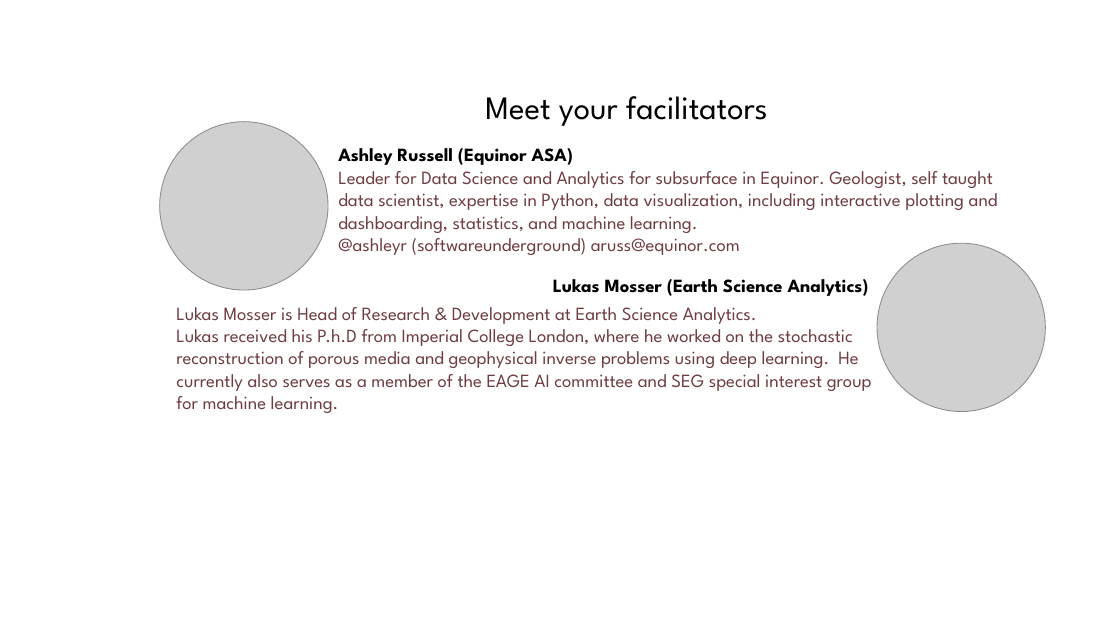
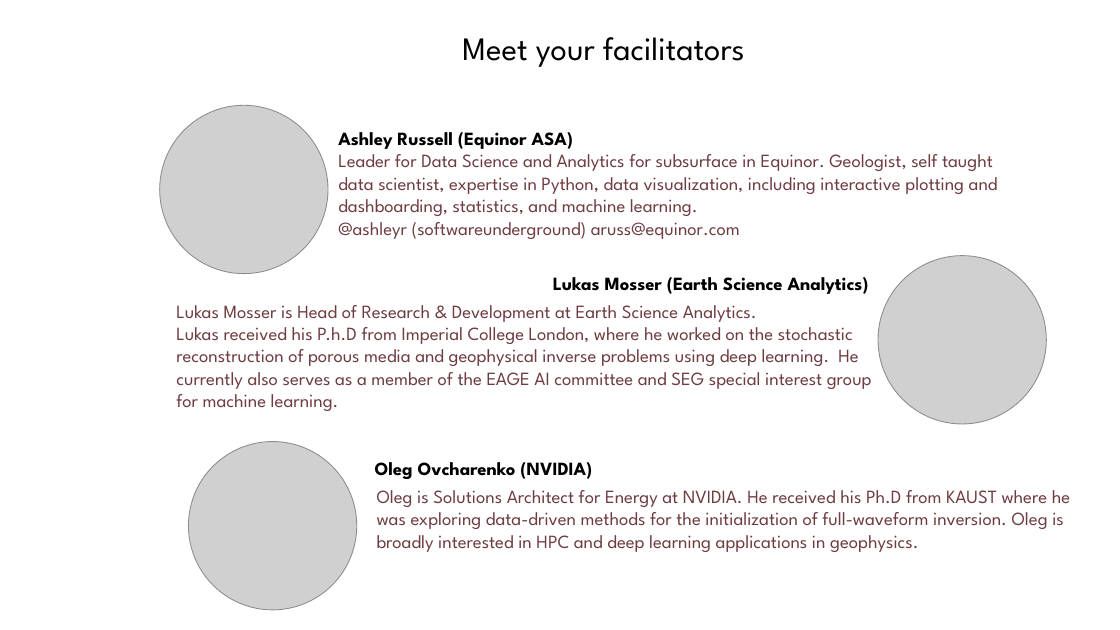
Before and after one commit to EAGE-Annual-Hackathon/EAGE-Annual-Hackathon-2022-Plenum-Sessions, a slide deck: slide 4 of opening_plenum_session_slides.pptx. Drawn at 1120x630 pixels with LibreOffice and Linux fonts; fonts in the diff are those of the drawing; grey boxes stand for pictures; background and template pictures are left out. Boxes give left, top, right and bottom in pixels: in the first picture for what was removed or moved away, otherwise in the second. Text is boxed around its words. In the diff, an @@ line names an element or a change of style, - is before the commit and + after.

```diff
--- a/opening_plenum_session_slides.pptx
+++ b/opening_plenum_session_slides.pptx
@@ text "Meet your facilitators": place and size @@
-text "Meet your facilitators" at box(485, 96, 768, 126)
+text "Meet your facilitators" at box(462, 37, 745, 67)
@@ picture: place and size @@
-picture at box(160, 122, 328, 290)
+picture at box(160, 105, 328, 273)
@@ text "Ashley Russell (Equinor ASA)": place and size @@
-text "Ashley Russell (Equinor ASA)" at box(338, 148, 998, 255)
+text "Ashley Russell (Equinor ASA)" at box(338, 132, 998, 239)
@@ picture: place and size @@
-picture at box(877, 243, 1045, 411)
+picture at box(878, 255, 1046, 423)
@@ picture added at box(188, 442, 356, 610) @@
@@ text added at box(375, 462, 592, 479), 16 pt, text #000000, bold @@
+Oleg Ovcharenko (NVIDIA)
@@ text added at box(377, 490, 1070, 552), 16 pt, text #6E3C41 @@
+Oleg is Solutions Architect for Energy at NVIDIA. He received his Ph.D from KAUST where he was exploring data-driven methods for the initialization of full-waveform inversion. Oleg is broadly interested in HPC and deep learning applications in geophysics.
```
Also in this commit, not shown: 3 other slides changed, 1 slide added.
